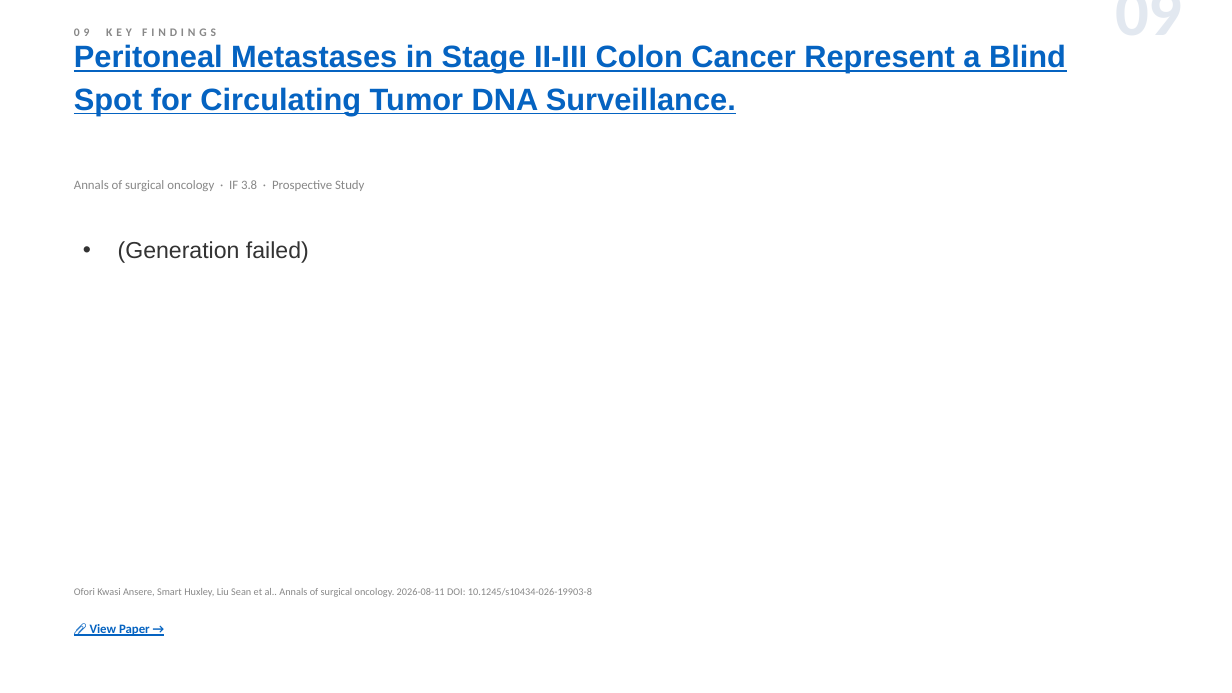
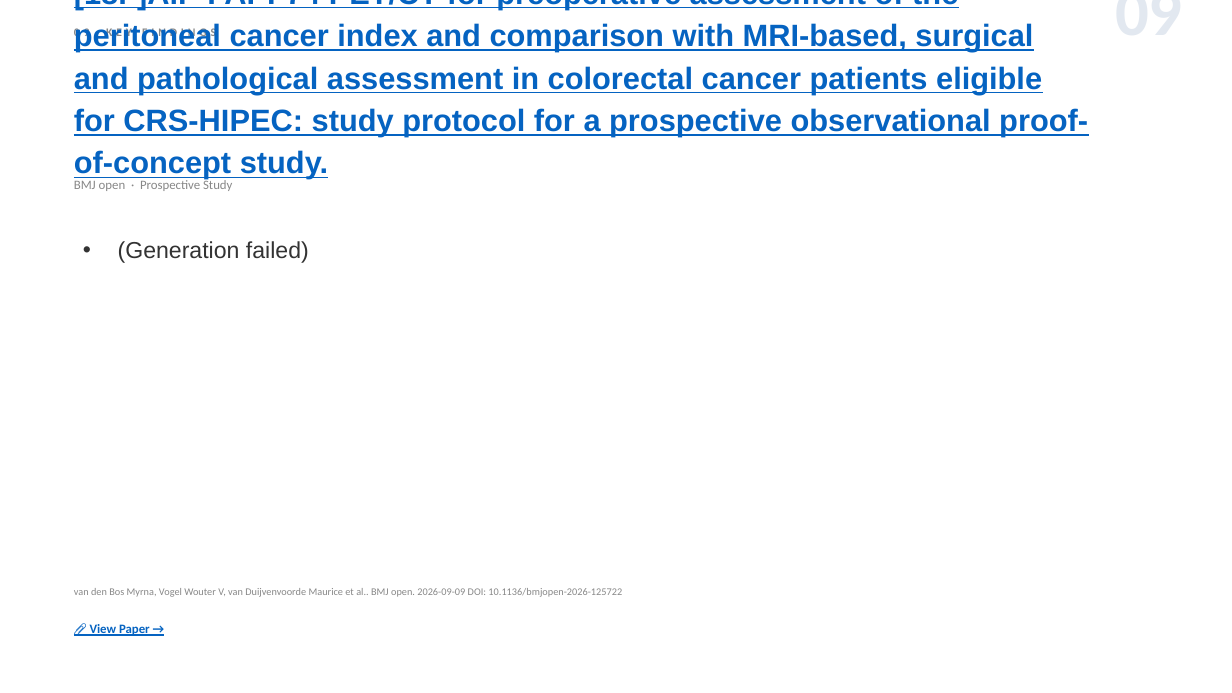
Before and after one commit to jejenhu-maker/colorectal-weekly-digest, a slide deck: slide 11 of docs/digest-en.pptx. Drawn at 1232x693 pixels with LibreOffice and Linux fonts; fonts in the diff are those of the drawing. Boxes give left, top, right and bottom in pixels: in the first picture for what was removed or moved away, otherwise in the second. Text is boxed around its words. In the diff, an @@ line names an element or a change of style, - is before the commit and + after.

```diff
--- a/docs/digest-en.pptx
+++ b/docs/digest-en.pptx
@@ text at <box>74,0,1088,179</box>: text changed @@
-Peritoneal Metastases in Stage II-III Colon Cancer Represent a Blind Spot for Circulating Tumor DNA Surveillance.
+[18F]AlF-FAPI-74 PET/CT for preoperative assessment of the peritoneal cancer index and comparison with MRI-based, surgical and pathological assessment in colorectal cancer patients eligible for CRS-HIPEC: study protocol for a prospective observational proof-of-concept study.
@@ text at <box>74,179,232,191</box>: text changed @@
-Annals of surgical oncology · IF 3.8 · Prospective Study
+BMJ open · Prospective Study
@@ text at <box>74,588,622,597</box>: text changed @@
-Ofori Kwasi Ansere, Smart Huxley, Liu Sean et al.. Annals of surgical oncology. 2026-08-11 DOI: 10.1245/s10434-026-19903-8
+van den Bos Myrna, Vogel Wouter V, van Duijvenvoorde Maurice et al.. BMJ open. 2026-09-09 DOI: 10.1136/bmjopen-2026-125722
```
Also in this commit, not shown: 10 other slides changed, 1 slide added, 1 slide removed, 2 other files.
